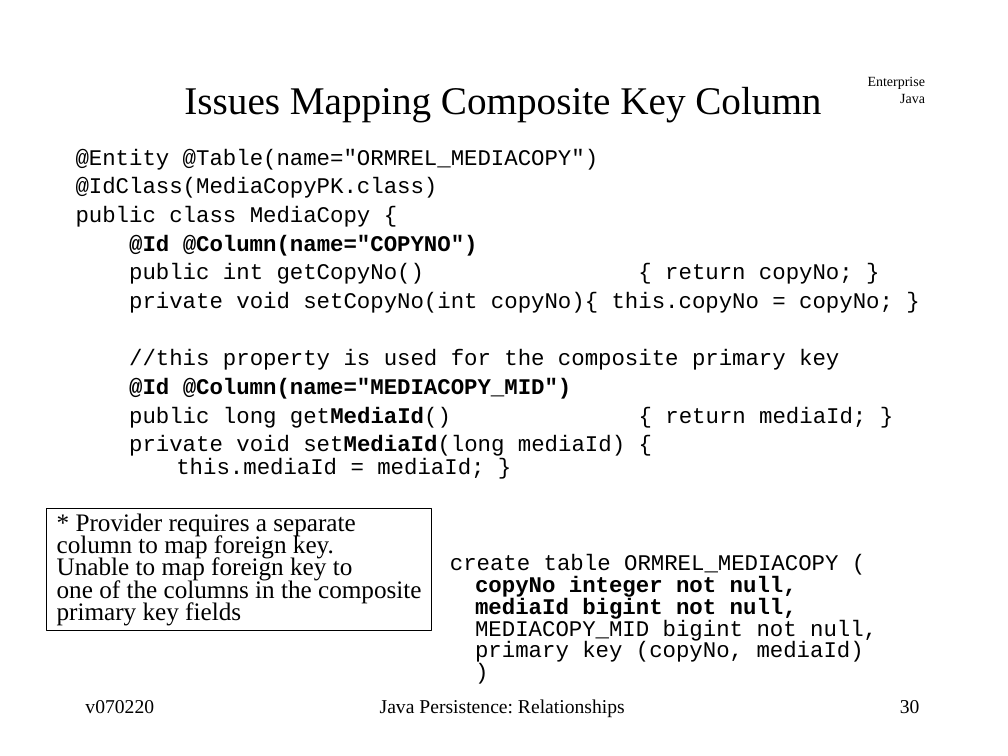
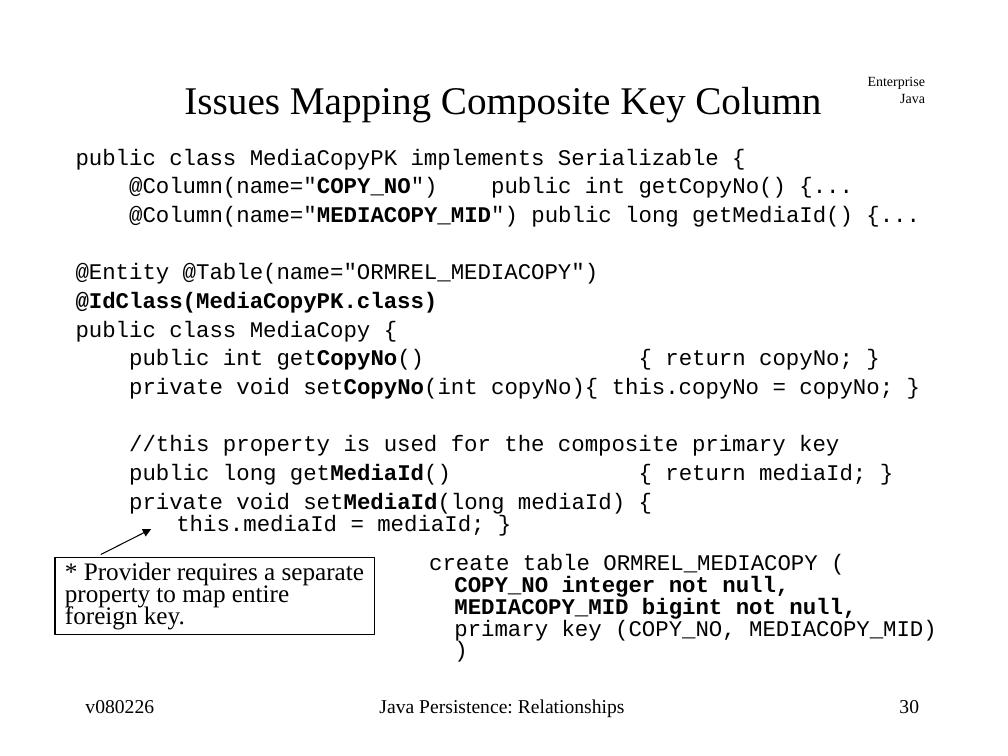
Before and after one commit to jcstaff/ejava-javaee, a slide deck: slide 30 of ormRelations/src/site/resources/lectures/ormRelations.ppt. Drawn at 1008x756 pixels with LibreOffice and Linux fonts; fonts in the diff are those of the drawing. Boxes give left, top, right and bottom in pixels: in the first picture for what was removed or moved away, otherwise in the second. Text is boxed around its words. In the diff, an @@ line names an element or a change of style, - is before the commit and + after.

```diff
--- a/ormRelations/src/site/resources/lectures/ormRelations.ppt
+++ b/ormRelations/src/site/resources/lectures/ormRelations.ppt
@@ text at bbox=[76, 149, 853, 227]: paragraphs added @@
+public class MediaCopyPK implements Serializable {
+@Column(name="COPY_NO") public int getCopyNo() {...
+@Column(name="MEDIACOPY_MID") public long getMediaId() {...
@@ text at bbox=[129, 235, 478, 256]: paragraph removed @@
-@Id @Column(name="COPYNO")
@@ text at bbox=[76, 263, 893, 515]: bold on in "@IdClass(MediaCopyPK.class)", "getCopyNo()", "setCopyNo(int"; indent changed @@
@@ text at bbox=[129, 378, 572, 399]: paragraph removed @@
-@Id @Column(name="MEDIACOPY_MID")
@@ arrow added from (101, 554) to (151, 529), #000000 0.74 pt @@
@@ rectangle "* Provider requires a separate": place and size @@
-rectangle "* Provider requires a separate" at bbox=[46, 508, 431, 630]
+rectangle "* Provider requires a separate" at bbox=[55, 557, 375, 634]
@@ text at bbox=[429, 554, 937, 643]: text changed @@
-    create table ORMREL_MEDIACOPY (
-    copyNo integer not null,
-    mediaId bigint not null,
-    MEDIACOPY_MID bigint not null,
-    primary key (copyNo, mediaId)
-    )
+    create table ORMREL_MEDIACOPY (
+    COPY_NO integer not null,
+    MEDIACOPY_MID bigint not null,
+    primary key (COPY_NO, MEDIACOPY_MID)
+    )
@@ text in rectangle at bbox=[65, 582, 289, 630]: text changed @@
-column to map foreign key.
-Unable to map foreign key to
-one of the columns in the composite
-primary key fields
+property to map entire
+foreign key.
@@ text at bbox=[85, 700, 154, 714]: text changed @@
-v070220
+v080226
```
Also in this commit, not shown: 61 other slides changed, 1 slide added, 9 other files.
